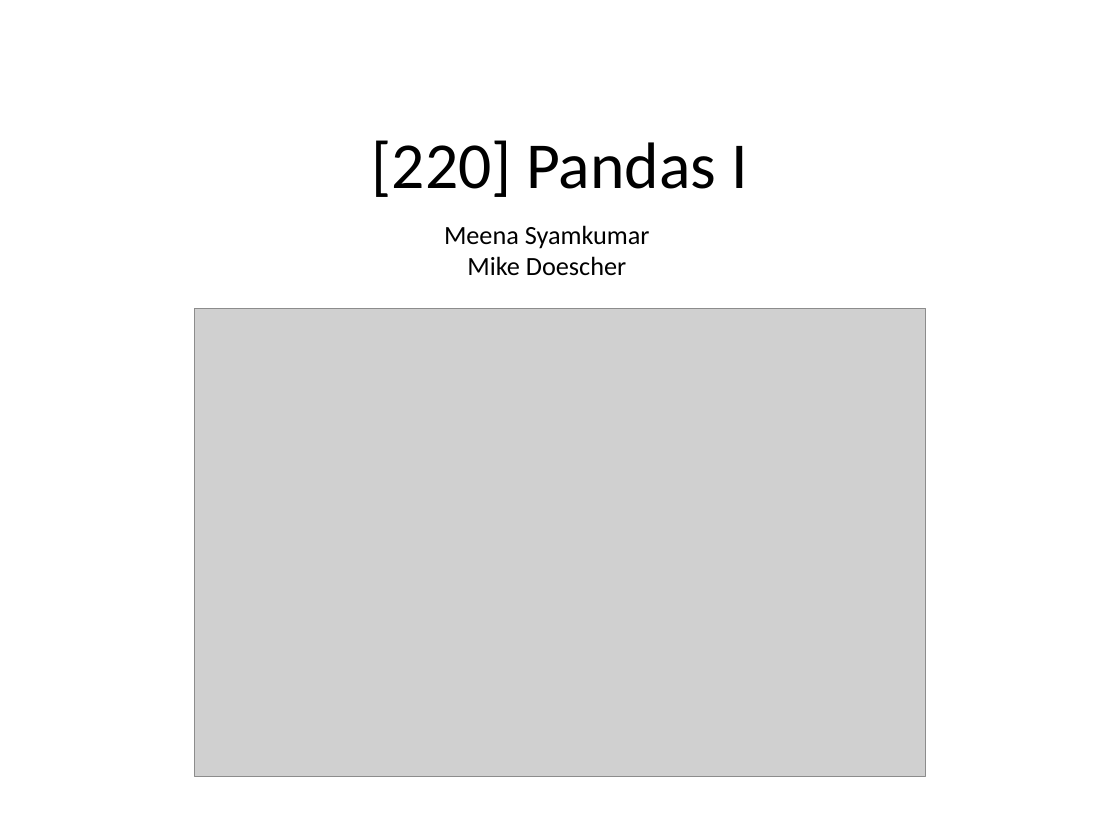
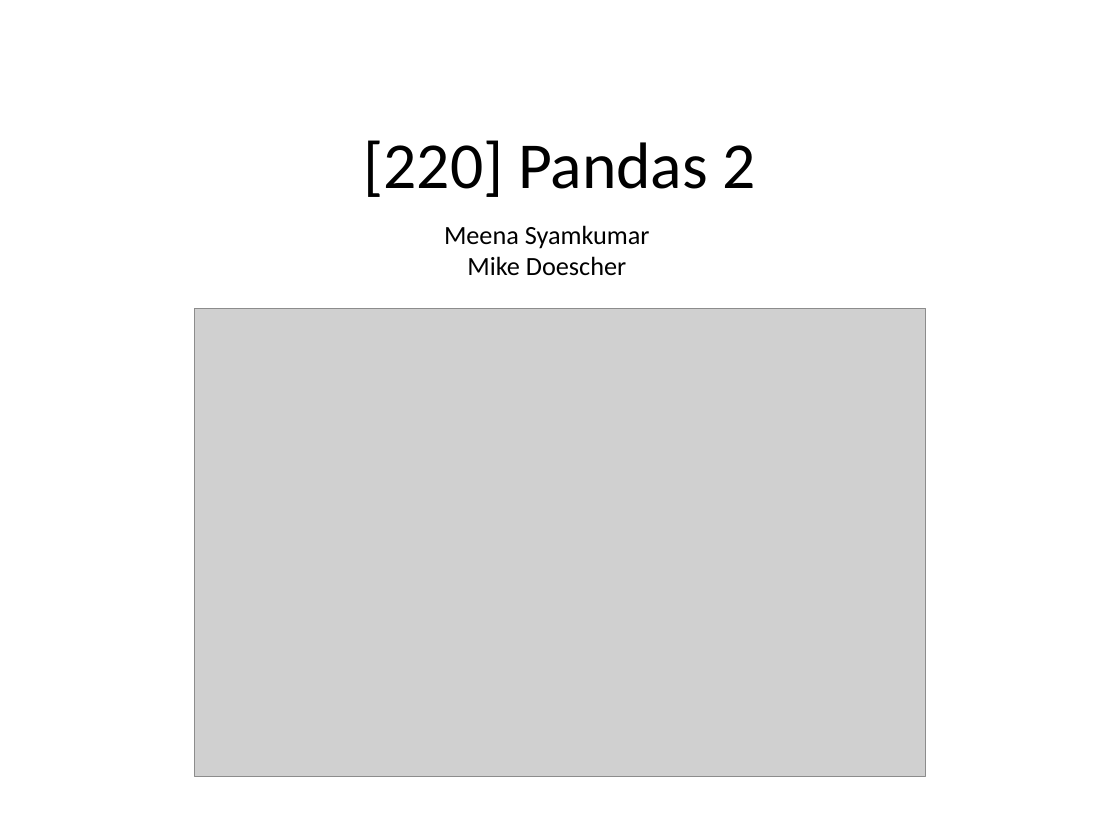
Before and after one commit to tylerharter/caraza-harter-com, a slide deck: slide 1 of tyler/meena/cs220/f20/materials/lec_29_S20.pptx. Drawn at 1120x840 pixels with LibreOffice and Linux fonts; fonts in the diff are those of the drawing; grey boxes stand for pictures. Boxes give left, top, right and bottom in pixels: in the first picture for what was removed or moved away, otherwise in the second. Text is boxed around its words. In the diff, an @@ line names an element or a change of style, - is before the commit and + after.

```diff
--- a/tyler/meena/cs220/f20/materials/lec_29_S20.pptx
+++ b/tyler/meena/cs220/f20/materials/lec_29_S20.pptx
@@ title at (x1=363, y1=140, x2=756, y2=197): text changed @@
-[220] Pandas I
+[220] Pandas 2
```
Also in this commit, not shown: 9 other files.
